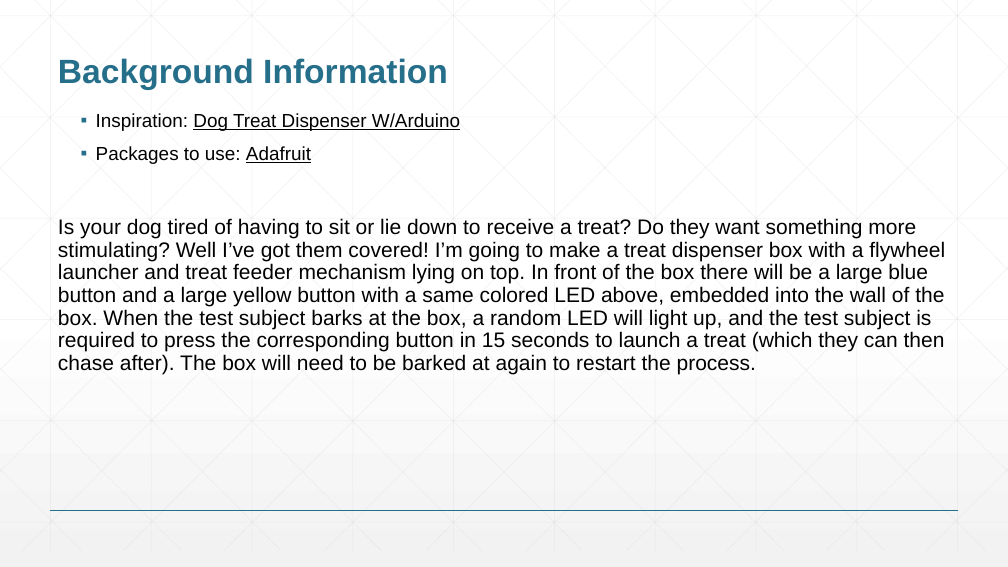
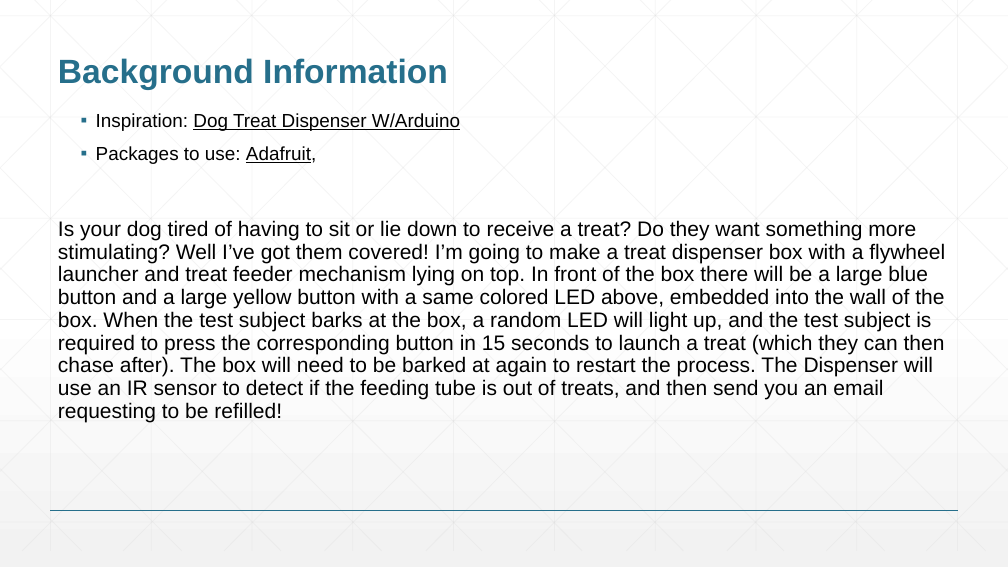
Before and after one commit to BrianoAden/Dog-Treat-Launcher, a slide deck: slide 2 of project_01/docs/Briano_EDES301_project_01_proposal.pptx. Drawn at 1008x567 pixels with LibreOffice and Linux fonts; fonts in the diff are those of the drawing. Boxes give left, top, right and bottom in pixels: in the first picture for what was removed or moved away, otherwise in the second. Text is boxed around its words. In the diff, an @@ line names an element or a change of style, - is before the commit and + after.

```diff
--- a/project_01/docs/Briano_EDES301_project_01_proposal.pptx
+++ b/project_01/docs/Briano_EDES301_project_01_proposal.pptx
@@ text at (x1=58, y1=146, x2=945, y2=422): text changed @@
-  ▪ Packages to use: Adafruit
-Is your dog tired of having to sit or lie down to receive a treat? Do they want something more stimulating? Well I’ve got them covered! I’m going to make a treat dispenser box with a flywheel launcher and treat feeder mechanism lying on top. In front of the box there will be a large blue button and a large yellow button with a same colored LED above, embedded into the wall of the box. When the test subject barks at the box, a random LED will light up, and the test subject is required to press the corresponding button in 15 seconds to launch a treat (which they can then chase after). The box will need to be barked at again to restart the process.
+  ▪ Packages to use: Adafruit,
+Is your dog tired of having to sit or lie down to receive a treat? Do they want something more stimulating? Well I’ve got them covered! I’m going to make a treat dispenser box with a flywheel launcher and treat feeder mechanism lying on top. In front of the box there will be a large blue button and a large yellow button with a same colored LED above, embedded into the wall of the box. When the test subject barks at the box, a random LED will light up, and the test subject is required to press the corresponding button in 15 seconds to launch a treat (which they can then chase after). The box will need to be barked at again to restart the process. The Dispenser will use an IR sensor to detect if the feeding tube is out of treats, and then send you an email requesting to be refilled!
```
Also in this commit, not shown: 1 other slide changed, 2 slides added, 2 slides removed, 1 other file.
